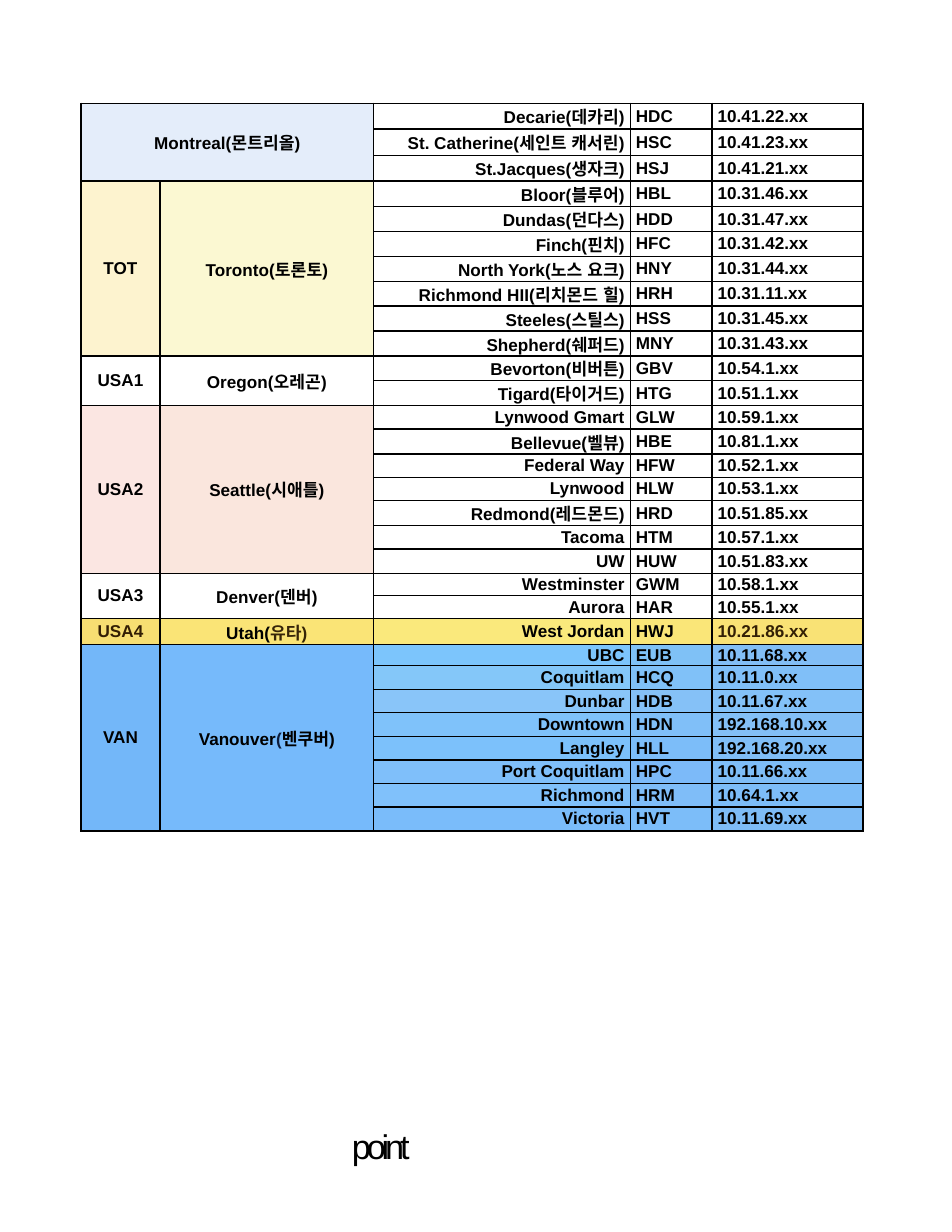
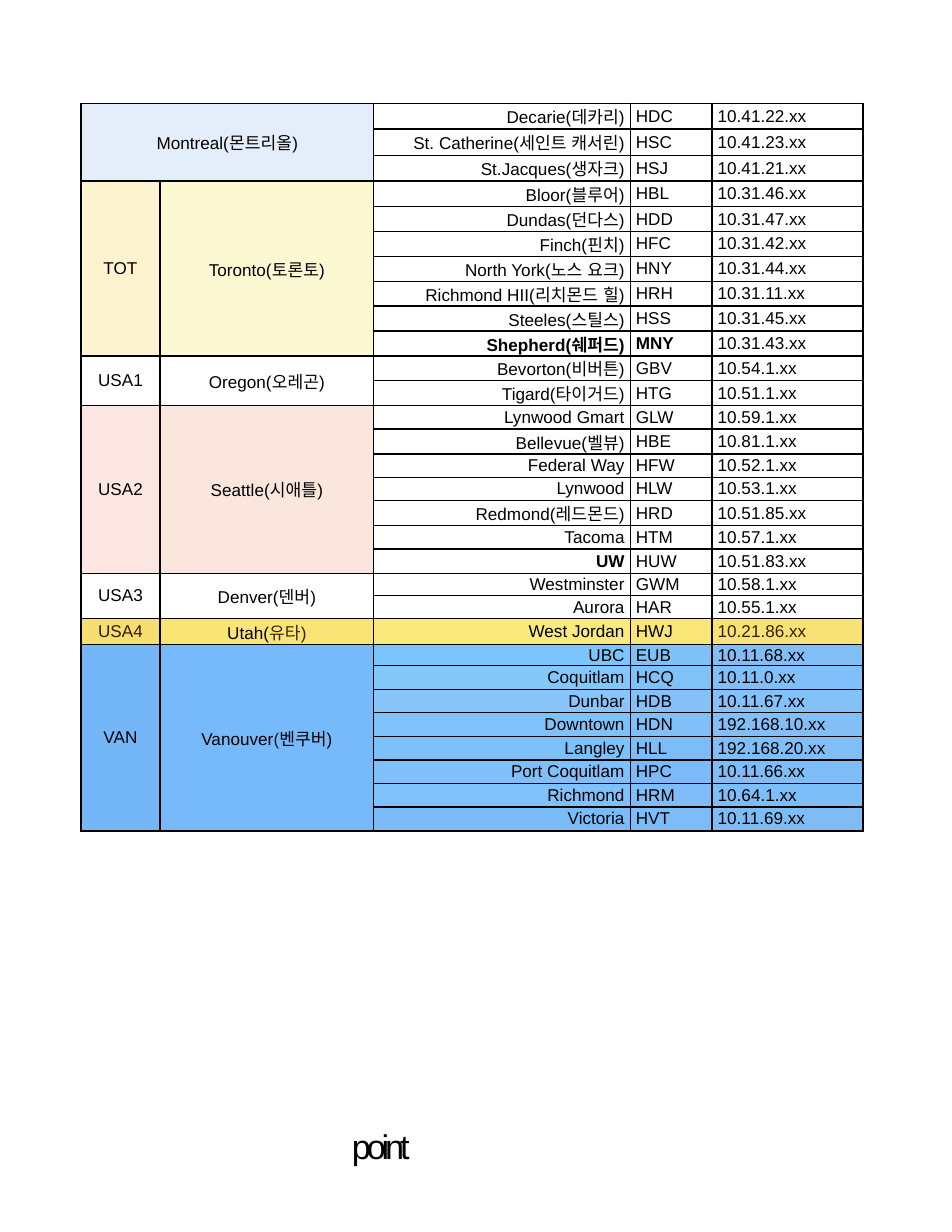
Before and after one commit to minsik-son/document-scanner, a slide deck: slide 1 of ios/Verification/office-layout/OfficeSampleTable.pptx. Drawn at 952x1232 pixels with LibreOffice and Linux fonts; fonts in the diff are those of the drawing. Boxes give left, top, right and bottom in pixels: in the first picture for what was removed or moved away, otherwise in the second. Text is boxed around its words. In the diff, an @@ line names an element or a change of style, - is before the commit and + after.

```diff
--- a/ios/Verification/office-layout/OfficeSampleTable.pptx
+++ b/ios/Verification/office-layout/OfficeSampleTable.pptx
@@ table at [81,103,864,828] @@
@@ bold off @@
```
Also in this commit, not shown: 41 other files.
